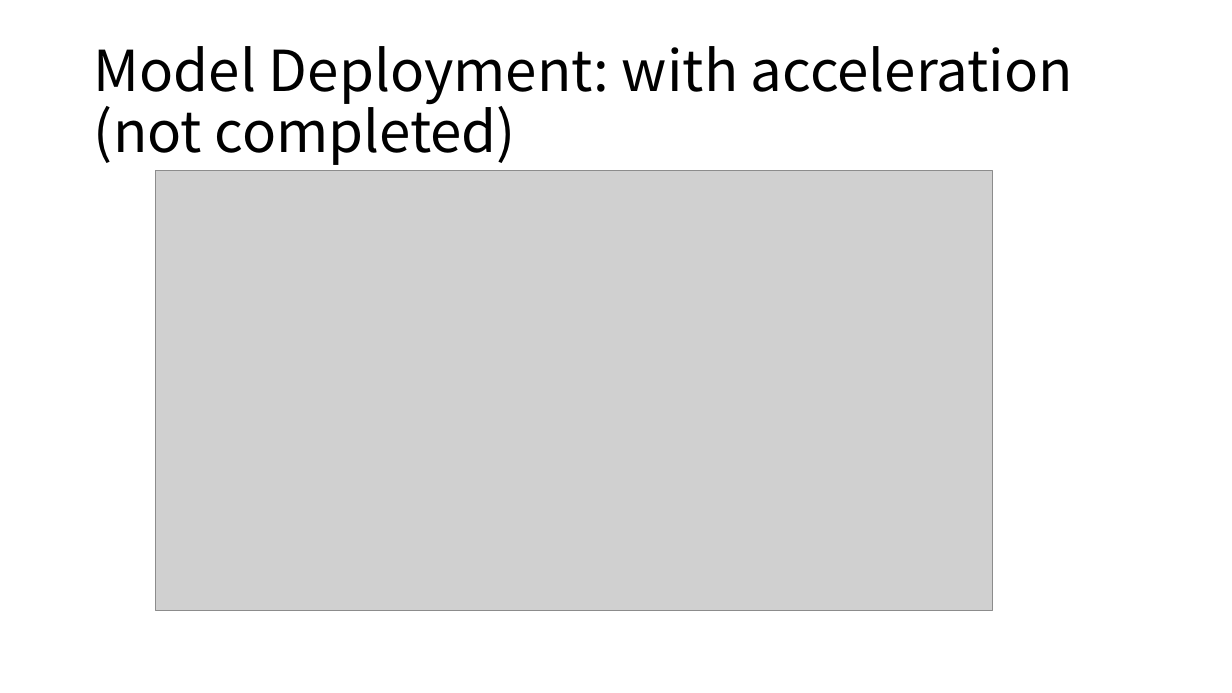
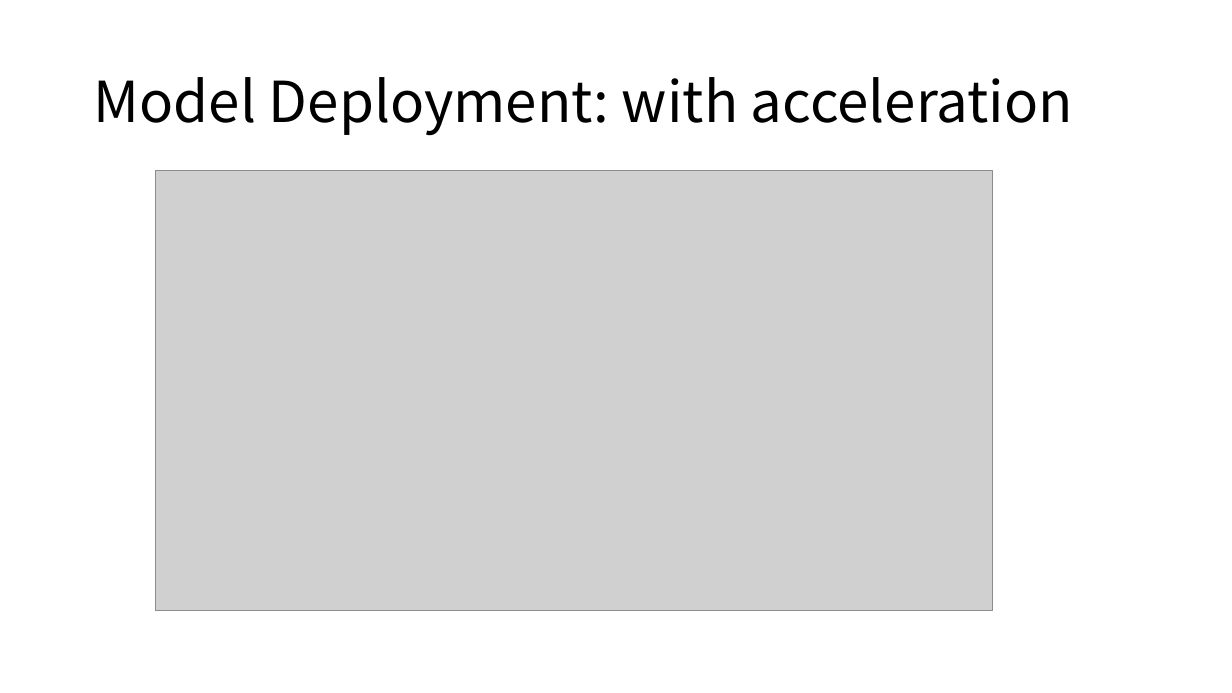
Before and after one commit to hplp/ai-hardware-project-6501-group1, a slide deck: slide 11 of Handwriting Recognition.pptx. Drawn at 1232x693 pixels with LibreOffice and Linux fonts; fonts in the diff are those of the drawing; grey boxes stand for pictures. Boxes give left, top, right and bottom in pixels: in the first picture for what was removed or moved away, otherwise in the second. Text is boxed around its words. In the diff, an @@ line names an element or a change of style, - is before the commit and + after.

```diff
--- a/Handwriting Recognition.pptx
+++ b/Handwriting Recognition.pptx
@@ title at <box>94,77,1073,136</box>: text changed @@
-Model Deployment: with acceleration (not completed)
+Model Deployment: with acceleration
```
Also in this commit, not shown: 2 other slides changed, 1 slide added.
